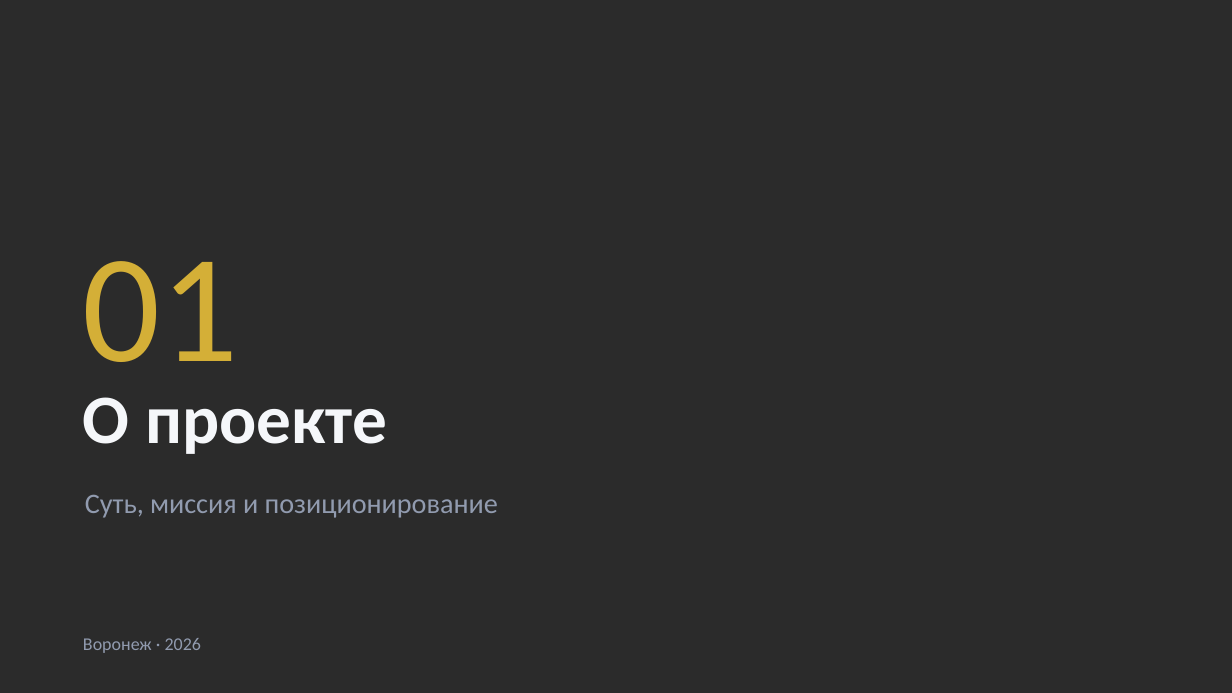
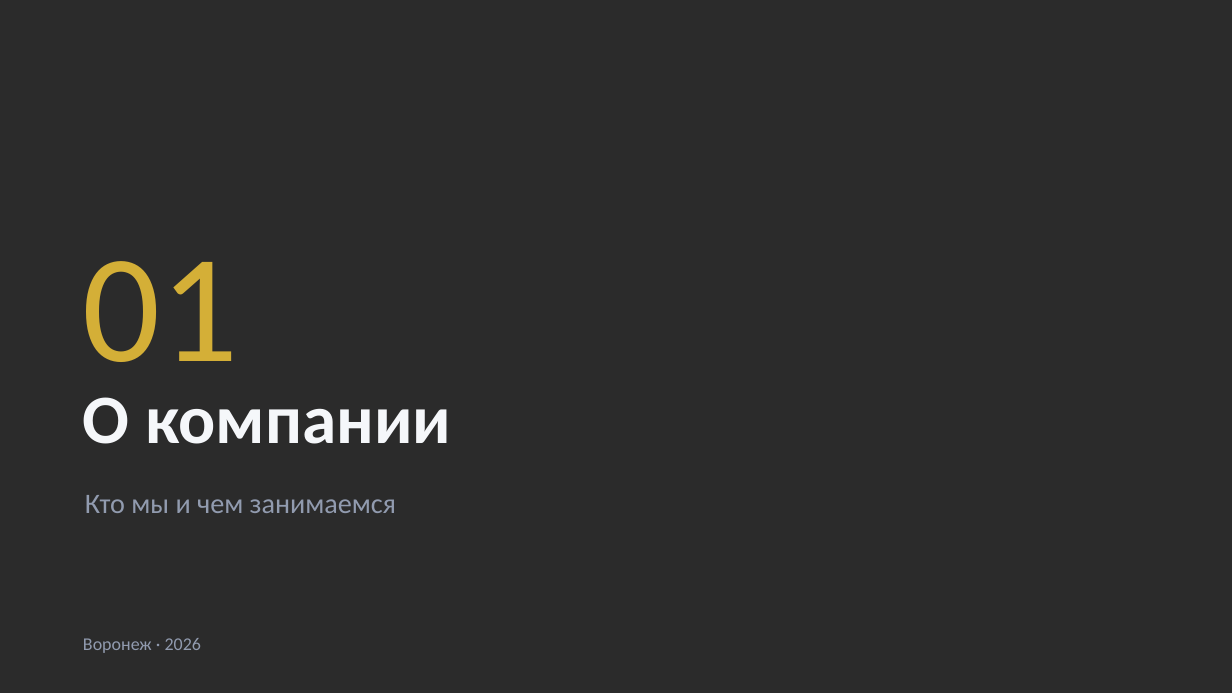
Before and after one commit to MatveyTORSHILOV/Gursa, a slide deck: slide 2 of presentation/gyurza-presentation.pptx. Drawn at 1232x693 pixels with LibreOffice and Linux fonts; fonts in the diff are those of the drawing; background and template pictures are left out; a plain dark background stands for a picture behind light text. Boxes give left, top, right and bottom in pixels: in the first picture for what was removed or moved away, otherwise in the second. Text is boxed around its words. In the diff, an @@ line names an element or a change of style, - is before the commit and + after.

```diff
--- a/presentation/gyurza-presentation.pptx
+++ b/presentation/gyurza-presentation.pptx
@@ text at (83,397,451,444): text changed @@
-О проекте
+О компании
@@ text at (85,495,396,513): text changed @@
-Суть, миссия и позиционирование
+Кто мы и чем занимаемся
```
Also in this commit, not shown: 5 other slides changed, 6 slides added, 9 slides removed, 1 other file.
